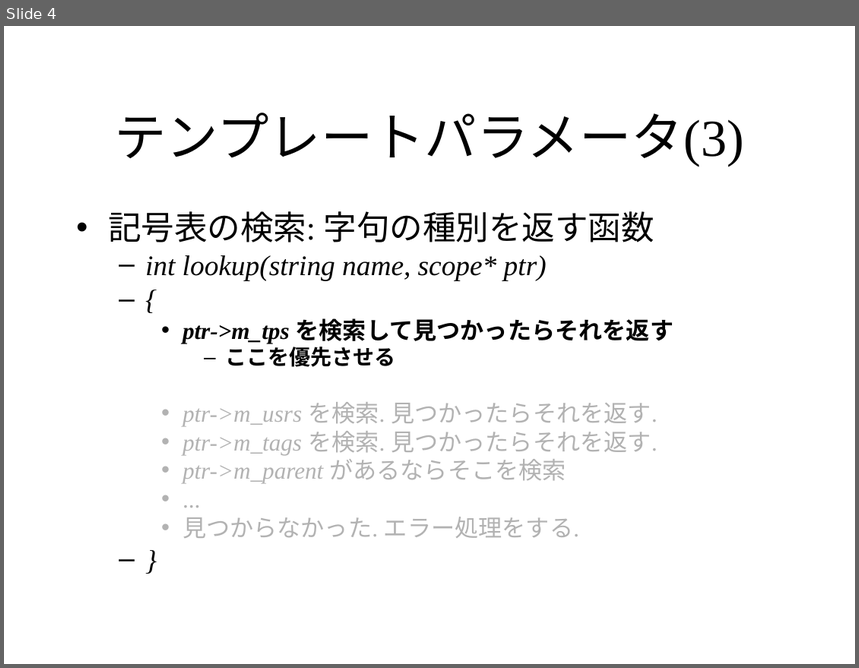
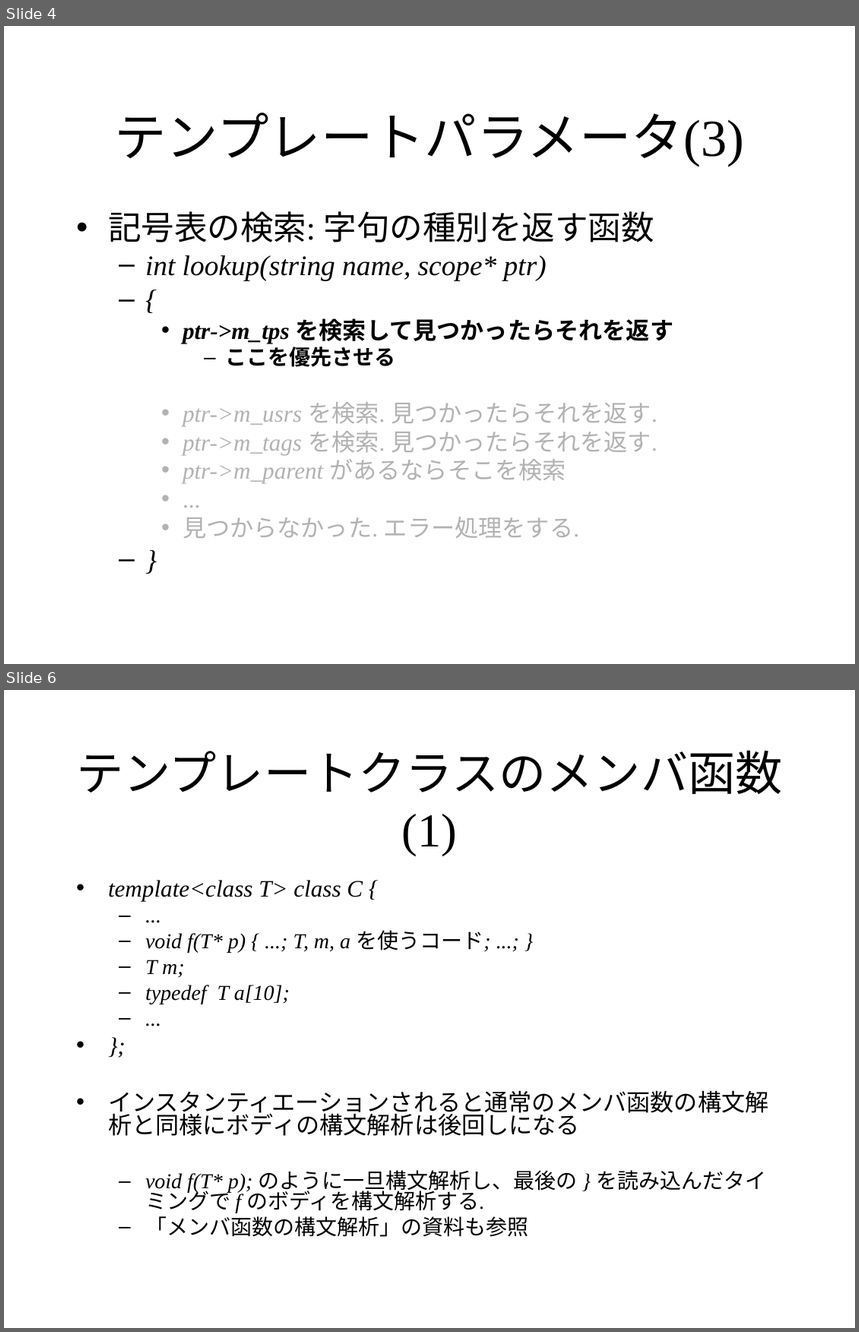
Before and after one commit to KeiHasegawa/cxx_doc, a slide deck: 14_template_parse.ppt. Shown one above the other, each under a label of ours: slide 4 before the commit, slides 4 and 6 after it; the slides between them are not shown. The pictures are 859x668 and 859x1332 pixels, drawn with LibreOffice and Linux fonts; fonts in the diff are those of the drawing. Boxes give left, top, right and bottom in pixels: in the first picture for what was removed or moved away, otherwise in the second. Text is boxed around its words. In the diff, an @@ line names an element or a change of style, - is before the commit and + after.

```diff
--- a/14_template_parse.ppt
+++ b/14_template_parse.ppt
@@ slide 6 added at [4, 690, 855, 1328], background #FFFFFF @@
@@ title added at [76, 750, 782, 856], 40 pt, text #000000 @@
+テンプレートクラスのメンバ函数(1)
@@ text added at [108, 880, 769, 1237], 18 pt, text #000000 @@
+• template<class T> class C {
+  – ...
+  – void f(T* p) { ...; T, m, a を使うコード; ...; }
+  – T m;
+  – typedef T a[10];
+  – ...
+• };
+• インスタンティエーションされると通常のメンバ函数の構文解析と同様にボディの構文解析は後回しになる
+  – void f(T* p); のように一旦構文解析し、最後の } を読み込んだタイミングで f のボディを構文解析する.
+  – 「メンバ函数の構文解析」の資料も参照
```
Also in this commit, not shown: 3 slides changed, 2 other slides added, 1 other file.
